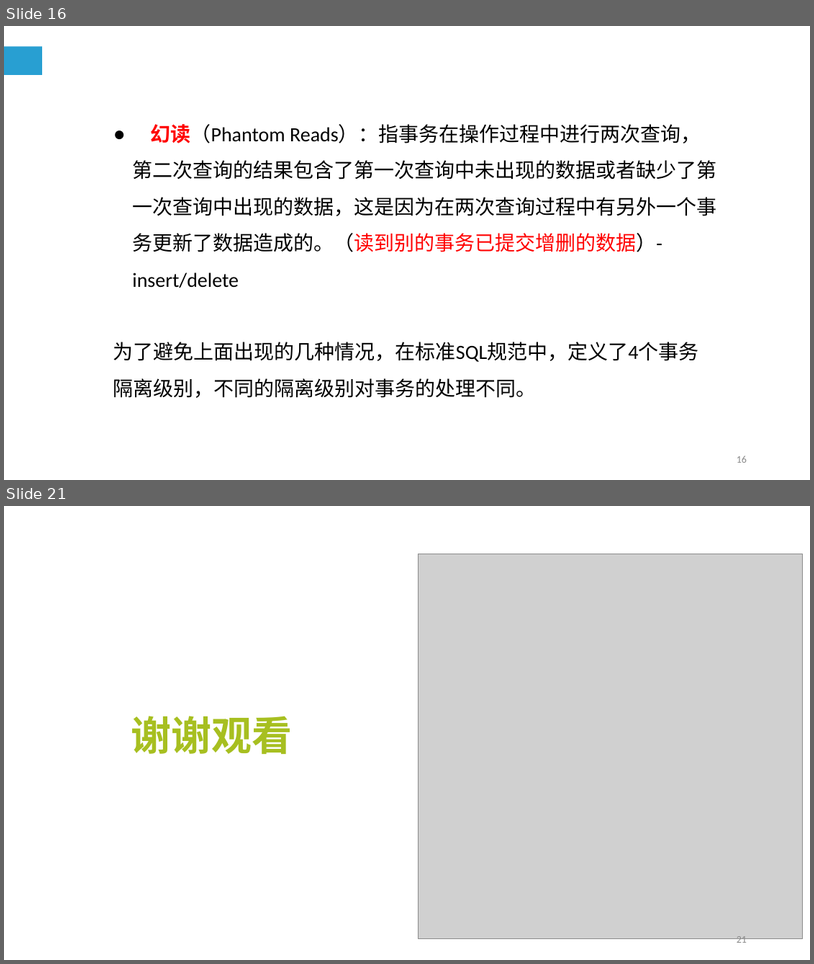
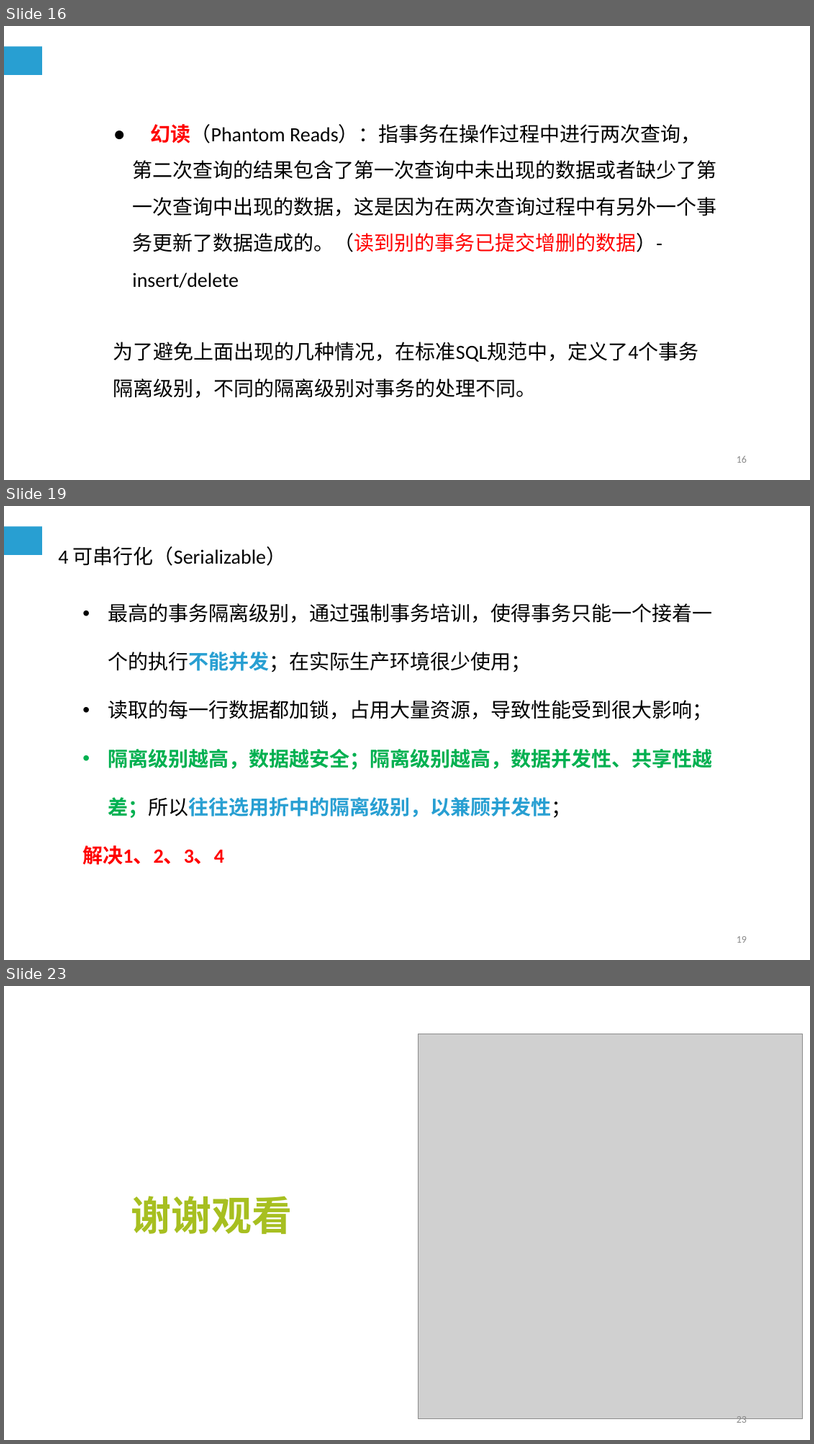
Before and after one commit to cqj726/mysql-s-PPT, a slide deck: PPT/第9章 MySQL编程基础（四）.ppt. Shown one above the other, each under a label of ours: slides 16 and 21 before the commit, slides 16, 19 and 23 after it; the slides between them are not shown. The pictures are 814x964 and 814x1444 pixels, drawn with LibreOffice and Linux fonts; fonts in the diff are those of the drawing; grey boxes stand for pictures. Boxes give left, top, right and bottom in pixels: in the first picture for what was removed or moved away, otherwise in the second. Text is boxed around its words. In the diff, an @@ line names an element or a change of style, - is before the commit and + after.

```diff
--- a/PPT/第9章 MySQL编程基础（四）.ppt
+++ b/PPT/第9章 MySQL编程基础（四）.ppt
@@ slide 19 added at box(4, 506, 810, 960), background #FFFFFF; not listed: 1 template element that a slide beside it also shows @@
@@ text added at box(58, 546, 286, 566), 18 pt, text #000000 @@
+4 可串行化（Serializable）
@@ text added at box(82, 603, 712, 865), 18 pt, text #000000 @@
+• 最高的事务隔离级别，通过强制事务培训，使得事务只能一个接着一个的执行不能并发；在实际生产环境很少使用；
+• 读取的每一行数据都加锁，占用大量资源，导致性能受到很大影响；
+• 隔离级别越高，数据越安全；隔离级别越高，数据并发性、共享性越差；所以往往选用折中的隔离级别，以兼顾并发性；
+解决1、2、3、4
@@ page number added at box(737, 936, 747, 942), 9 pt, text #898989 @@
+19
@@ what was slide 21 is now slide 23 @@
@@ page number at box(737, 1416, 747, 1425): text changed @@
-21
+23
```
Also in this commit, not shown: 5 slides changed, 1 other slide added, 3 other files.
